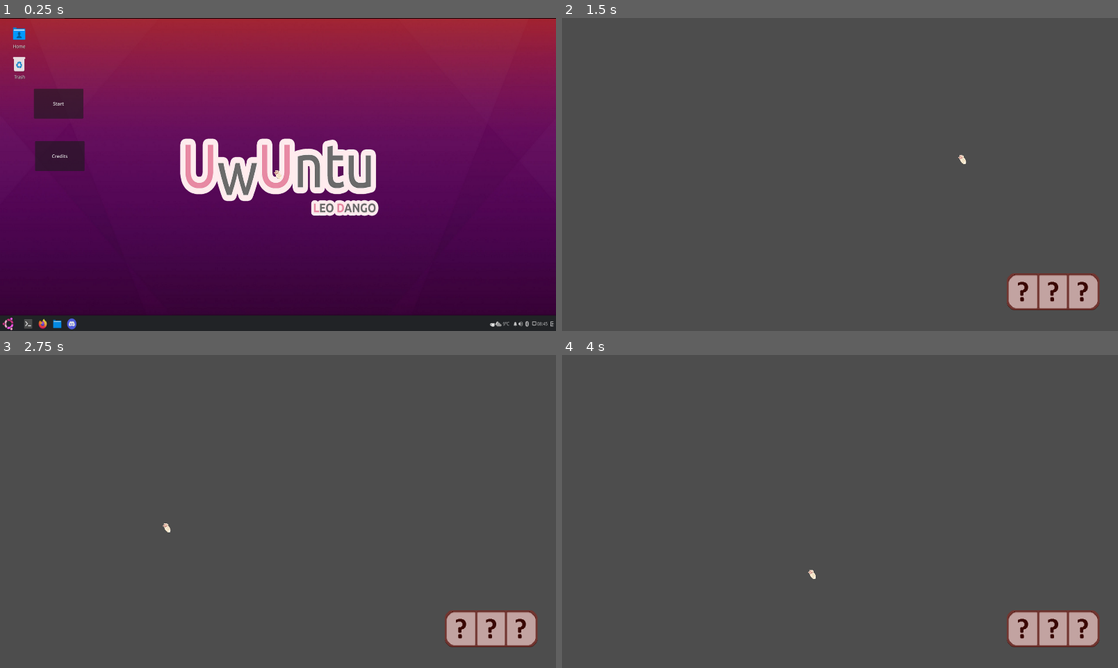
Above: before the commit, frames 1-4 (two rows, left to right).
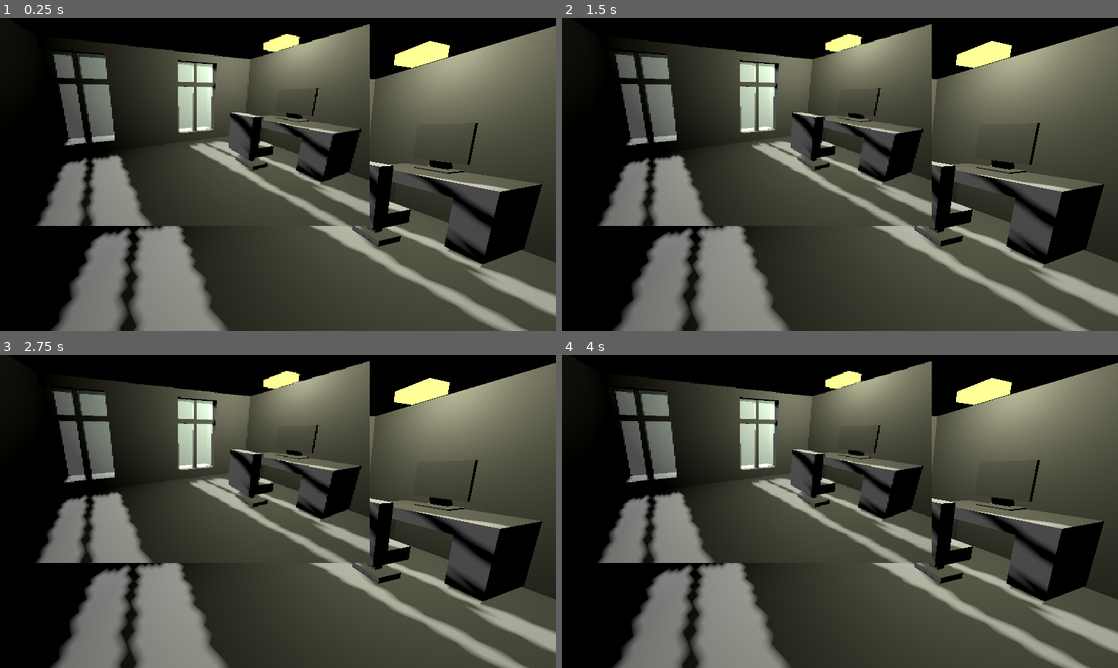
Above: after the commit, the same moments.

Repository: Pepotrouille/GlobalGameJam2024
Game: Godot game, scene res://Scenes/GD-Game.tscn
Two runs of this game, one before a commit and one after it. Both use one fixed random seed, a clock stepped at 60 frames per second and the inputs below. Before the commit the project starts from res://Scenes/Menu.tscn. The engine's default icon, where the game draws it, is replaced by a stand-in: a white triangle on a blue panel in a dark square.
Inputs (mouse positions are in pixels of both pictures, inside the frame that each line leads up to):
- Up to frame 1 (0.25 s): no input
- Up to frame 2 (1.5 s): click (623, 102) at 0.5 s, where only the run before the commit has a clickable "Start"; tap Enter at 1.25 s; move the mouse to (962, 158) at 1.27 s; hold D from 1.28 s (still down); tap Z at 1.35 s; click (962, 158) at 1.42 s
- Up to frame 3 (2.75 s): tap Space at 2 s; move the mouse to (166, 527) at 2.02 s; release D at 2.03 s; hold S from 2.03 s (still down); tap E at 2.1 s
- Up to frame 4 (4 s): tap Enter at 2.75 s; move the mouse to (895, 442) at 2.77 s; release S at 2.78 s; hold D 2.78-3.53 s; tap R at 2.85 s; tap Space at 3.5 s; move the mouse to (812, 574) at 3.52 s; hold W from 3.53 s (still down); tap Q at 3.6 s; click (812, 574) at 3.67 s

The runs differ from the first frame. In frame 1, 99% of the frame differs, in the area x 0-100%, y 0-100%; in frame 2, 74%; in frame 3, 74%; in frame 4, 74%.

Commit message:
Shader Pixel et Début LD

Diff:
--- /dev/null
+++ b/Assets/Texture/Pixelization.gdshader
@@ -0,0 +1,9 @@
+shader_type canvas_item;
+uniform sampler2D SCREEN_TEXTURE : hint_screen_texture, filter_linear_mipmap;
+uniform float pixelate: hint_range(4, 512, 2) = 256;
+
+void fragment()
+{
+    vec2 uv = floor(UV * pixelate) / pixelate;
+    COLOR = textureLod(SCREEN_TEXTURE, uv, 0.0);
+}
--- /dev/null
+++ b/Scenes/GD-Game.tscn
@@ -0,0 +1,172 @@
+[gd_scene load_steps=7 format=3 uid="uid://cg0naidxidamy"]
+
+[ext_resource type="PackedScene" uid="uid://cuydeo1jve7tn" path="res://Assets/FBX/Tourne_Disque.fbx" id="2_trf2c"]
+[ext_resource type="Shader" path="res://Assets/Texture/Pixelization.gdshader" id="2_vwbbr"]
+[ext_resource type="Texture2D" uid="uid://bdg1kaaxh083r" path="res://icon.svg" id="3_iascx"]
+
+[sub_resource type="ShaderMaterial" id="ShaderMaterial_ppkf5"]
+shader = ExtResource("2_vwbbr")
+shader_parameter/pixelate = 256.0
+
+[sub_resource type="StandardMaterial3D" id="StandardMaterial3D_8kq32"]
+transparency = 1
+blend_mode = 1
+albedo_color = Color(0.870588, 1, 1, 1)
+
+[sub_resource type="StandardMaterial3D" id="StandardMaterial3D_e2tp5"]
+emission_enabled = true
+emission = Color(1, 1, 0.592157, 1)
+
+[node name="Game" type="Node2D"]
+
+[node name="DirectionalLight3D" type="DirectionalLight3D" parent="."]
+transform = Transform3D(0.759181, -0.616379, -0.209093, -0.516829, -0.766146, 0.38198, -0.39564, -0.181927, -0.900206, 0, 5.45069, -7.13048)
+light_angular_distance = 0.25
+shadow_enabled = true
+
+[node name="Camera3D" type="Camera3D" parent="."]
+transform = Transform3D(0.936758, 0.073362, -0.342203, -1.7643e-09, 0.977783, 0.209619, 0.349978, -0.196362, 0.915946, -1.0641, 1.67282, 1.66085)
+current = true
+
+[node name="Shader Pixelization" type="Sprite2D" parent="."]
+material = SubResource("ShaderMaterial_ppkf5")
+scale = Vector2(9.96875, 5.60156)
+texture = ExtResource("3_iascx")
+centered = false
+
+[node name="Root Scene" parent="." instance=ExtResource("2_trf2c")]
+transform = Transform3D(1, 0, 0, 0, 1, 0, 0, 0, 1, 0, -0.219415, -0.711631)
+visible = false
+
+[node name="Pièce" type="Node3D" parent="."]
+
+[node name="Sol" type="CSGBox3D" parent="Pièce"]
+size = Vector3(6, 0.5, 4)
+
+[node name="Mur G" type="CSGBox3D" parent="Pièce"]
+transform = Transform3D(1, 0, 0, 0, 1, 0, 0, 0, 1, 2.74537, 2.25898, -0.0167141)
+size = Vector3(0.5, 4, 4)
+
+[node name="Plafond" type="CSGBox3D" parent="Pièce"]
+transform = Transform3D(1, 0, 0, 0, 1, 0, 0, 0, 1, 0, 3, 0)
+size = Vector3(6, 0.5, 4)
+
+[node name="Mur F" type="CSGBox3D" parent="Pièce"]
+transform = Transform3D(1, 0, 0, 0, 1, 0, 0, 0, 1, -0.069, 2.226, -2.23)
+visible = false
+size = Vector3(6, 5, 0.5)
+
+[node name="Mur F5" type="CSGBox3D" parent="Pièce"]
+transform = Transform3D(1, 0, 0, 0, 1, 0, 0, 0, 1, -0.0511777, 0.130785, -2.23)
+size = Vector3(5.96436, 0.80957, 0.5)
+
+[node name="Mur F6" type="CSGBox3D" parent="Pièce"]
+transform = Transform3D(1, 0, 0, 0, 1, 0, 0, 0, 1, -0.0511777, 2.94093, -2.21511)
+size = Vector3(5.96436, 0.80957, 0.470215)
+
+[node name="Mur F7" type="CSGBox3D" parent="Pièce"]
+transform = Transform3D(1, 0, 0, 0, 1, 0, 0, 0, 1, -0.62857, 1.94603, -2.16926)
+size = Vector3(4.1333, 0.121704, 0.106079)
+
+[node name="Mur F8" type="CSGBox3D" parent="Pièce"]
+transform = Transform3D(1, 0, 0, 0, 1, 0, 0, 0, 1, -2.20648, 1.57629, -2.16926)
+size = Vector3(0.107605, 2.1232, 0.106079)
+
+[node name="Mur F9" type="CSGBox3D" parent="Pièce"]
+transform = Transform3D(1, 0, 0, 0, 1, 0, 0, 0, 1, 0.645562, 1.57629, -2.16926)
+size = Vector3(0.107605, 2.1232, 0.106079)
+
+[node name="Mur F10" type="CSGBox3D" parent="Pièce"]
+transform = Transform3D(1, 0, 0, 0, 1, 0, 0, 0, 1, -2.10057, 1.57629, -2.17615)
+material_override = SubResource("StandardMaterial3D_8kq32")
+size = Vector3(1.24809, 2.1232, 0.0731506)
+
+[node name="Mur F11" type="CSGBox3D" parent="Pièce"]
+transform = Transform3D(1, 0, 0, 0, 1, 0, 0, 0, 1, 0.606936, 1.57629, -2.17615)
+material_override = SubResource("StandardMaterial3D_8kq32")
+size = Vector3(1.24809, 2.1232, 0.0731506)
+
+[node name="Mur F2" type="CSGBox3D" parent="Pièce"]
+transform = Transform3D(1, 0, 0, 0, 1, 0, 0, 0, 1, 2.0914, 2.226, -2.23)
+size = Vector3(1.6792, 5, 0.5)
+
+[node name="Mur F3" type="CSGBox3D" parent="Pièce"]
+transform = Transform3D(1, 0, 0, 0, 1, 0, 0, 0, 1, -0.765161, 2.226, -2.23)
+size = Vector3(1.6792, 5, 0.5)
+
+[node name="Mur F4" type="CSGBox3D" parent="Pièce"]
+transform = Transform3D(1, 0, 0, 0, 1, 0, 0, 0, 1, -2.8629, 2.226, -0.222249)
+size = Vector3(0.302002, 5, 4.5155)
+
+[node name="Mur B" type="CSGBox3D" parent="Pièce"]
+transform = Transform3D(1, 0, 0, 0, 1, 0, 0, 0, 1, 0.0765724, 2.226, 1.88172)
+visible = false
+size = Vector3(6.18094, 5, 0.307556)
+
+[node name="Meuble" type="Node3D" parent="."]
+
+[node name="Bureau" type="Node3D" parent="Meuble"]
+
+[node name="Pied" type="CSGBox3D" parent="Meuble/Bureau"]
+transform = Transform3D(1, 0, 0, 0, 1, 0, 0, 0, 1, 2.0516, 0.577971, 0.241023)
+size = Vector3(0.121948, 0.674961, 0.144775)
+
+[node name="Pied2" type="CSGBox3D" parent="Meuble/Bureau"]
+transform = Transform3D(1, 0, 0, 0, 1, 0, 0, 0, 1, 2.0516, 0.577971, -0.952093)
+size = Vector3(0.121948, 0.674961, 0.144775)
+
+[node name="Bureau" type="CSGBox3D" parent="Meuble/Bureau"]
+transform = Transform3D(1, 0, 0, 0, 1, 0, 0, 0, 1, 2.09475, 1, -0.357612)
+size = Vector3(0.890625, 0.18, 1.3302)
+
+[node name="Bureau2" type="CSGBox3D" parent="Meuble/Bureau"]
+transform = Transform3D(1, 0, 0, 0, 1, 0, 0, 0, 1, 2.09475, 0.686846, 0.4382)
+size = Vector3(0.890625, 0.806309, 0.373322)
+
+[node name="Chaise" type="Node3D" parent="Meuble"]
+
+[node name="Siège" type="CSGBox3D" parent="Meuble/Chaise"]
+transform = Transform3D(1, 0, 0, 0, 1, 0, 0, 0, 1, 1.14901, 0.60491, -0.335746)
+size = Vector3(0.462402, 0.18, 0.585724)
+
+[node name="Siège3" type="CSGBox3D" parent="Meuble/Chaise"]
+transform = Transform3D(1, 0, 0, 0, 1, 0, 0, 0, 1, 1.14901, 0.60491, -0.335746)
+flip_faces = true
+size = Vector3(0.462402, 0.18, 0.585724)
+
+[node name="Siège2" type="CSGBox3D" parent="Meuble/Chaise"]
+transform = Transform3D(1, 0, 0, 0, 1, 0, 0, 0, 1, 0.885249, 0.900448, -0.335746)
+size = Vector3(0.215881, 0.771074, 0.585724)
+
+[node name="Pied1" type="CSGBox3D" parent="Meuble/Chaise"]
+transform = Transform3D(1, 0, 0, 0, 1, 0, 0, 0, 1, 1.10455, 0.488378, -0.321987)
+size = Vector3(0.120949, 0.394471, 0.152168)
+
+[node name="Pied2" type="CSGBox3D" parent="Meuble/Chaise"]
+transform = Transform3D(1, 0, 0, 0, 1, 0, 0, 0, 1, 1.11519, 0.267299, -0.310887)
+size = Vector3(0.378138, 0.123627, 0.485857)
+
+[node name="PC" type="Node3D" parent="Meuble"]
+
+[node name="Pied1" type="CSGBox3D" parent="Meuble/PC"]
+transform = Transform3D(1, 0, 0, 0, 1, 0, 0, 0, 1, 2.31611, 1.04758, -0.360294)
+size = Vector3(0.378138, 0.123627, 0.485857)
+
+[node name="Pied2" type="CSGBox3D" parent="Meuble/PC"]
+transform = Transform3D(0.934391, -0.356249, 0, 0.356249, 0.934391, 0, 0, 0, 1, 2.4179, 1.16169, -0.398154)
+size = Vector3(0.112357, 0.351853, 0.250886)
+
+[node name="Ecran" type="CSGBox3D" parent="Meuble/PC"]
+transform = Transform3D(1, 0, 0, 0, 1, 0, 0, 0, 1, 2.31997, 1.5014, -0.381354)
+size = Vector3(0.054961, 0.550396, 0.769658)
+
+[node name="PC2" type="Node3D" parent="Meuble"]
+transform = Transform3D(1, 0, 0, 0, 1, 0, 0, 0, 1, -0.566752, 0.224094, 1.10537)
+
+[node name="Lampe" type="CSGBox3D" parent="Meuble/PC2"]
+transform = Transform3D(1, 0, 0, 0, 1, 0, 0, 0, 1, 2.39368, 2.63922, -1.63596)
+size = Vector3(0.378138, 0.50322, 0.485857)
+material = SubResource("StandardMaterial3D_e2tp5")
+
+[node name="OmniLight3D" type="OmniLight3D" parent="Meuble/PC2/Lampe"]
+light_color = Color(1, 1, 0.831373, 1)
--- a/Scenes/Game.tscn
+++ b/Scenes/Game.tscn
@@ -11,3 +11,4 @@
 [node name="CanvasLayer" type="CanvasLayer" parent="."]
 
 [node name="GUI" parent="CanvasLayer" instance=ExtResource("2_x43op")]
+[node name="Node2D" type="Node2D"]
--- a/project.godot
+++ b/project.godot
@@ -11,7 +11,7 @@
 [application]
 
 config/name="Global Game Jam 2024"
-run/main_scene="res://Scenes/Menu.tscn"
+run/main_scene="res://Scenes/GD-Game.tscn"
 config/features=PackedStringArray("4.2", "Forward Plus")
 config/icon="res://icon.svg"
 
Binary file added: Assets/FBX/Tourne_Disque.fbx
Binary file added: Assets/Game0.bin
Not shown, added: Assets/Tou35CE.tmp
